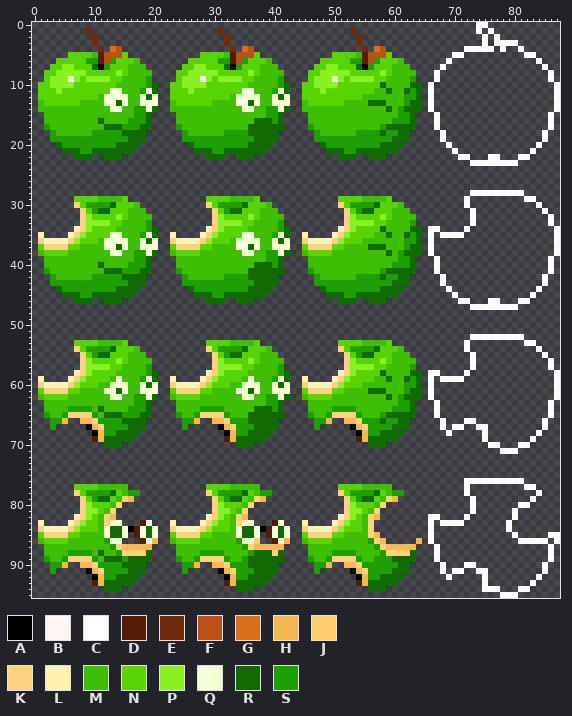
A sprite sheet gets an edit: Skins/Apples/apple1.png. Above: the version before the commit.
The file is 88x96 pixels. Colours within 5 levels of each other are drawn and written as one.
Palette (. is transparent): A #000000  B #fff5f2  C #ffffff  D #531d05  E #712b0b  F #bd5014  G #db6f18  H #f5b751  J #ffce6b  K #ffd37e  L #fff2b0  M #3ebf03  N #58d402  P #88f120  Q #f3ffd4  R #116a02  S #1f9f01
Pixels before (only the part around the change), first column x 59:
 0 ...............CC............
 1 ...............C.C...........
 2 ................C.C..........
 3 ................C.CCCC.......
 4 .............CCCCC.C..C......
 5 N..........CC..........CC....
 6 NNM.......C..............C...
 7 NMMM.....C................C..
 8 NMMMM...C..................C.
 9 MMMMS...C..................C.
10 MMMMRR.C....................C
11 RMMRSR.C....................C
12 MMMSSR.C....................C
13 MMMSRR.C....................C
14 RMSRRR.C....................C
15 MMSSR...C..................C.
16 MSSSR...C..................C.
17 RRRRR...C..................C.
18 SSRR.....C................C..
19 SRRR.....C................C..
20 RRR.......C..............C...
21 RR.........C............C....
22 ............CC...CC...CC.....
23 ..............CCCCCCCC.......
24 .............................
25 .............................
26 .............................
27 .............................
28 ..............CCCCCCCCC......
29 N............C.........CC....
30 NNM..........C...........C...
31 NMMM..........C...........C..
32 NMMMM.........C............C.
33 MMMMS.........C............C.
34 MMMMRR.CC....C..............C
35 RMMRSR.C.CCCC...............C
36 MMMSSR.C....................C
37 MMMSRR.C....................C
38 RMSRRR.C....................C
39 MMSSR...C..................C.
40 MSSSR...C..................C.
41 RRRRR...C..................C.
42 SSRR.....C................C..
43 SRRR.....C................C..
44 RRR.......C..............C...
45 RR.........C............C....
46 ............CC...CC...CC.....
47 ..............CCCCCCCC.......
48 .............................
49 .............................
50 .............................
51 .............................
52 ..............CCCCCCCCC......
53 N............C.........CC....
54 NNM..........C...........C...
55 NMMM..........C...........C..
56 NMMMM.........C............C.
57 MMMMS.........C............C.
58 MMMMRR.CC....C..............C
59 RMMRSR.C.CCCC...............C
60 MMMSSR.C....................C
61 MMMSRR.C....................C
62 RMSRRR.C....................C
63 MMSSR...C..................C.
64 MSSSR...C..................C.
65 RRRRR...C..................C.
66 SSRR.....C...CC...........C..
67 SRRR.....C.CC..CC.........C..
68 RRR.......C.....C........C...
69 RR..............C.......C....
70 .................CC...CC.....
71 ...................CCC.......
72 .............................
73 .............................
74 .............................
75 .............................
76 .............CCCCCCCCCC......
77 M............C.........CC....
78 MSS..........C...........C...
79 KH............C.........C....
80 ..............C.......CC.....
81 ..............C......C.......
82 .......CC....C.......C.......
83 .......C.CCCC.......C........
84 .......C............C........
85 .......C.............C.....CC
86 .....H.C..............CCCCC.C
87 HHHHH...C..................C.
88 KKKKR...C..................C.
89 SRRRR...C..................C.
90 SSRR.....C...CC...........C..
91 SRRR.....C.CC..CC.........C..
92 RRR.......C.....C........C...
93 RR..............C.......C....
94 ................CCC...CC.....
95 ...................CCC.......
And afterwards:
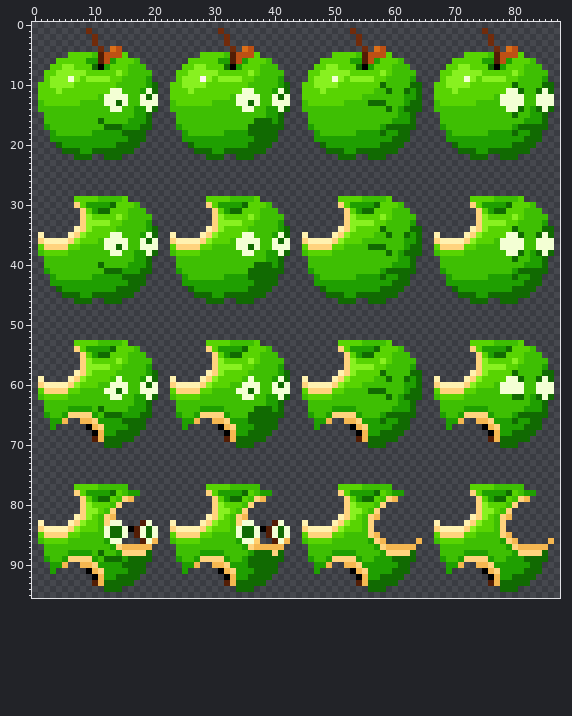
Difference:
Changed rows in their new state; - is an unchanged pixel.
first column x 66:
 0 --------..------------
 1 --------.E.-----------
 2 ---------.E.----------
 3 ---------.E....-------
 4 ------.....E.GF.------
 5 ----..NNNNMDFFFN..----
 6 ---.NNNNNSSDFSNNNM.---
 7 --.NNPPNNNRASNNNMMM.--
 8 -.NNPPPPPNNNNNPNMMMM.-
 9 -.NPPPQPNPPPPNNMMMMS.-
10 .NNPPPPNNNNNNNRMMMMRR.
11 .NNNPNNNNNNNNQQRMMRQR.
12 .NNNNNNNNNNMQQQQMMQQQ.
13 .MNNNNNNMMMMQQQQMMQQQ.
14 .MMMMMMMMMMMMQQRMSRQR.
15 -.MMMMMMMMMMMMRMMSSR.-
16 -.MMMMMMMMMMMMMMSSSR.-
17 -.SMMMMMMMMMMMSRRRRR.-
18 --.SMMMMMMSSSSRSSRR.--
19 --.SSSSSSSSSSSSSRRR.--
20 ---.RSSSSSSSSSRRRR.---
21 ----.RRRSSRRRRRRR.----
22 -----..RRR..RRR..-----
23 -------........-------
first column x 66:
28 -------.........------
29 ------.NNNNMMMMN..----
30 ------.KNSSSSRNNNM.---
31 -------.KNSRRNNNMMM.--
32 -------.KPNNNNPNMMMM.-
33 -------.KPPPPNNMMMMS.-
34 ..----.LKPNNNNRMMMMRR.
35 .L....LKPNNNNQQRMMRQR.
36 .KLLLLKPNNNMQQQQMMQQQ.
37 .NKKKKNNMMMMQQQQMMQQQ.
38 .MNNNNMMMMMMMQQRMSRQR.
39 -.MMMMMMMMMMMMRMMSSR.-
40 -.MMMMMMMMMMMMMMSSSR.-
41 -.SMMMMMMMMMMMSRRRRR.-
42 --.SMMMMMMSSSSRSSRR.--
43 --.SSSSSSSSSSSSSRRR.--
44 ---.RSSSSSSSSSRRRR.---
45 ----.RRRSSRRRRRRR.----
46 -----..RRR..RRR..-----
47 -------........-------
first column x 66:
52 -------.........------
53 ------.NNNNMMMMN..----
54 ------.KNSSSSRNNNM.---
55 -------.KNSRRNNNMMM.--
56 -------.KPNNNNPNMMMM.-
57 -------.KPPPPNNMMMMS.-
58 ..----.LKPNNNNRMMMMRR.
59 .L....LKPNNNNQQRMMRQR.
60 .KLLLLKPNNNMQQQQMMQQQ.
61 .NKKKKNNMMMMQQQQMMQQQ.
62 .MNNNNMMMMMMMMRRMSRQR.
63 -.MMMMMMMMMMMMMMMSSR.-
64 -.MMMMSSSSMMMMMMSSSR.-
65 -.SMMSKKKKSMMMSRRRRR.-
66 --.SSH..HHKSSSRSSRR.--
67 --.S..--.AHKSSSSRRR.--
68 ---.-----.AHSSRRRR.---
69 ---------.DHRRRRR.----
70 ----------..RRR..-----
71 ------------...-------
first column x 66:
76 ------..........------
77 ------.NNNNMMMMM..----
78 ------.KNSSSSRNMSS.---
79 -------.KNSRRNMKH.----
80 -------.KPNNNMK..-----
81 -------.KPPNMK.-------
82 ..----.LKPNMKH.-------
83 .L....LKPNNMK.--------
84 .KLLLLKPNNNMK.--------
85 .NKKKKNNMMMMKH.-----..
86 .MNNNNMMMMMMSKH.....H.
87 -.MMMMMMMMMMMSKHHHHH.-
88 -.MMMMSSSSMMMMSKKKKR.-
89 -.SMMSKKKKSMMSSSRRRR.-
90 --.SSH..HHKSSSSSSRR.--
91 --.S..--.AHKSSSSRRR.--
92 ---.-----.AHSSRRRR.---
93 ---------.DHRRRRR.----
94 ---------...RRR..-----
95 ------------...-------
Boxes around the changes in both pictures, in picture pixels (x1, y1, x2, y2):
changed: (428, 22, 560, 166)
changed: (428, 190, 560, 310)
changed: (428, 334, 560, 454)
changed: (428, 478, 560, 598)
